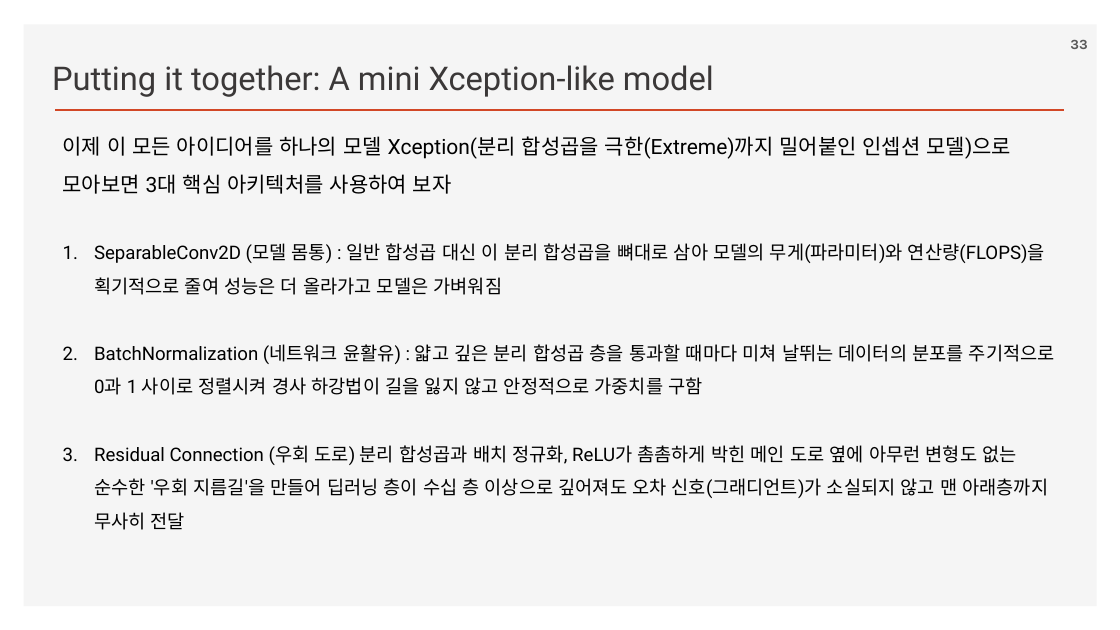
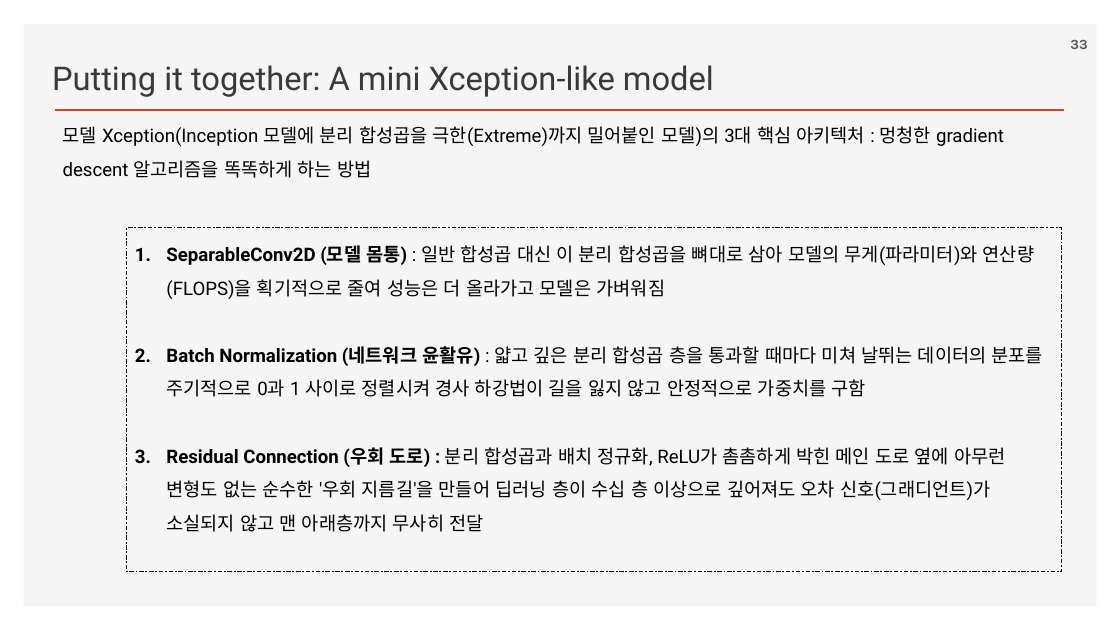
Before and after one commit to ancestor9/2026_Fall_Deep-Learning-with-Python, a slide deck: slide 33 of Chapter 09 ConvNet architecture patterns.pptx. Drawn at 1120x630 pixels with LibreOffice and Linux fonts; fonts in the diff are those of the drawing; background and template pictures are left out. Boxes give left, top, right and bottom in pixels: in the first picture for what was removed or moved away, otherwise in the second. Text is boxed around its words. In the diff, an @@ line names an element or a change of style, - is before the commit and + after.

```diff
--- a/Chapter 09 ConvNet architecture patterns.pptx
+++ b/Chapter 09 ConvNet architecture patterns.pptx
@@ text in rectangle at (63,136,1011,194): paragraph removed @@
-이제 이 모든 아이디어를 하나의 모델 Xception(분리 합성곱을 극한(Extreme)까지 밀어붙인 인셉션 모델)으로 모아보면 3대 핵심 아키텍처를 사용하여 보자
@@ text added at (63,126,1004,178), 16 pt, text #000000 @@
+모델 Xception(Inception 모델에 분리 합성곱을 극한(Extreme)까지 밀어붙인 모델)의 3대 핵심 아키텍처 : 멍청한 gradient descent 알고리즘을 똑똑하게 하는 방법
@@ rectangle "SeparableConv2D (모델 몸통) : 일반 ...": place and size @@
-rectangle "SeparableConv2D (모델 몸통) : 일반 ..." at (63,136,1055,530)
+rectangle "SeparableConv2D (모델 몸통) : 일반 ..." at (127,228,1062,572)
@@ rectangle "SeparableConv2D (모델 몸통) : 일반 ..." at (127,228,1062,572): outline none to #000000 0.75 pt dashed @@
@@ text in rectangle at (166,245,1034,299): bold on in "SeparableConv2D (모델 몸통)" @@
@@ text in rectangle at (166,346,1043,532): text changed @@
-2. BatchNormalization (네트워크 윤활유) : 얇고 깊은 분리 합성곱 층을 통과할 때마다 미쳐 날뛰는 데이터의 분포를 주기적으로 0과 1 사이로 정렬시켜 경사 하강법이 길을 잃지 않고 안정적으로 가중치를 구함
-3. Residual Connection (우회 도로) 분리 합성곱과 배치 정규화, ReLU가 촘촘하게 박힌 메인 도로 옆에 아무런 변형도 없는 순수한 '우회 지름길'을 만들어 딥러닝 층이 수십 층 이상으로 깊어져도 오차 신호(그래디언트)가 소실되지 않고 맨 아래층까지 무사히 전달
+2. Batch Normalization (네트워크 윤활유) : 얇고 깊은 분리 합성곱 층을 통과할 때마다 미쳐 날뛰는 데이터의 분포를 주기적으로 0과 1 사이로 정렬시켜 경사 하강법이 길을 잃지 않고 안정적으로 가중치를 구함
+3. Residual Connection (우회 도로) : 분리 합성곱과 배치 정규화, ReLU가 촘촘하게 박힌 메인 도로 옆에 아무런 변형도 없는 순수한 '우회 지름길'을 만들어 딥러닝 층이 수십 층 이상으로 깊어져도 오차 신호(그래디언트)가 소실되지 않고 맨 아래층까지 무사히 전달
```
Also in this commit, not shown: 12 other slides changed.
